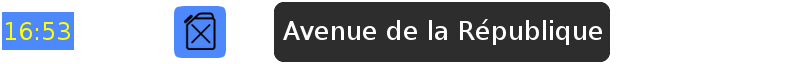
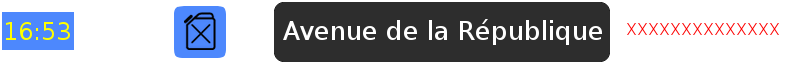
Two versions of the same layered image (w=788, h=64). Layer-by-layer changes:
added layer "statusValue" above "roadaftermaneuverBlock" over [627, 23, 779, 35]
